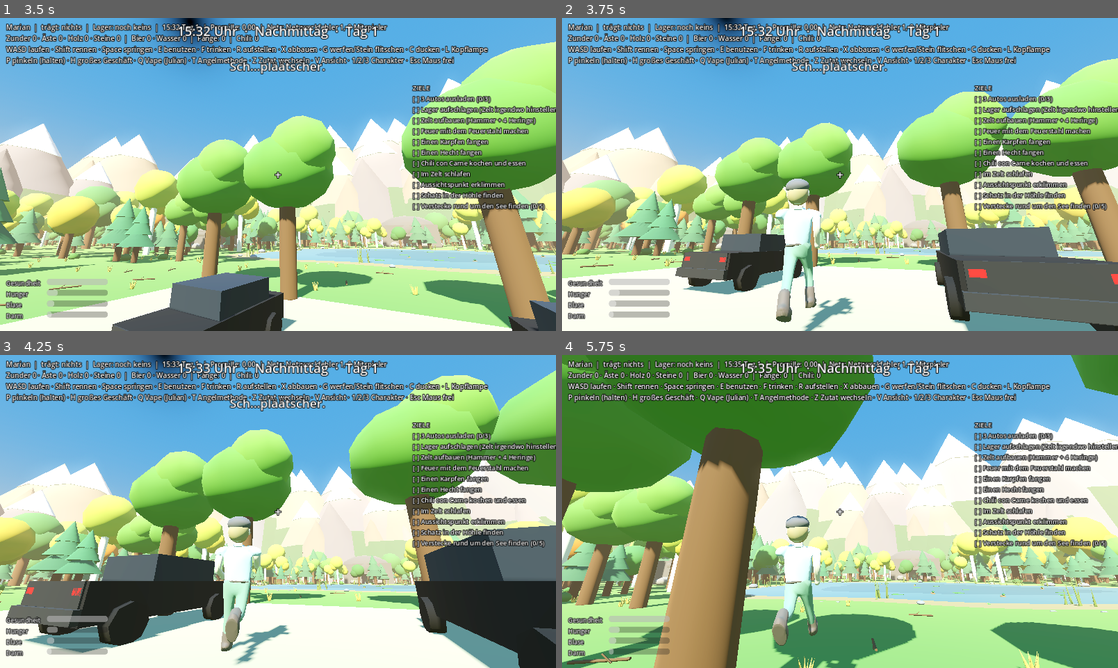
Above: before the commit, frames 1-4 (two rows, left to right).
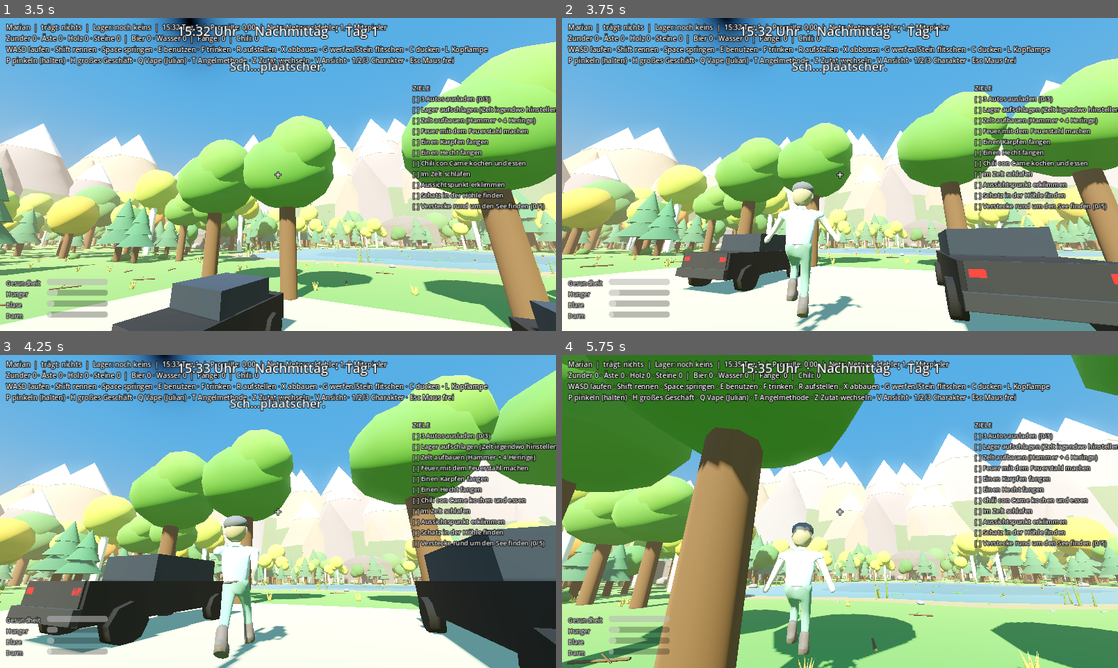
Above: after the commit, the same moments.

Repository: 7ulez/three-in-the-wild
Game: Godot game, scene res://menu.tscn
The game is run twice, just before and just after one commit, with the same random seed, the same clock (stepped at 60 frames per second) and the same inputs.
Inputs (mouse positions are in pixels of both pictures, inside the frame that each line leads up to):
- Up to frame 1 (3.5 s): click (394, 86) at 0.52 s; type "Alex" at 0.6 s; click (372, 233) at 0.75 s; type "12" at 0.83 s; click "SPIEL BETRETEN" at 1.25 s; tap Enter at 2 s; move the mouse to (305, 174) at 2.02 s; hold W from 2.03 s (still down); tap T at 2.1 s; click (305, 174) at 2.17 s; tap Space at 2.27, 3.02 s; move the mouse to (250, 174) at 2.77 s; tap P at 2.85 s
- Up to frame 2 (3.75 s): keep holding W; move the mouse to (851, 168) at 3.52 s; tap V at 3.6 s
- Up to frame 3 (4.25 s): keep holding W
- Up to frame 4 (5.75 s): keep holding W; move the mouse to (834, 517) at 4.27 s; tap E at 4.35 s; click (834, 517) at 4.42 s; tap Space at 4.52, 5.27 s; move the mouse to (878, 514) at 5.02 s; tap G at 5.1 s

Frame 1 is identical in both runs. In frame 2, 2.2% of the frame differs, in the area x 36-54%, y 51-100%; in frame 3, 2.0%; in frame 4, 2.1%.

Commit message:
Sprung-Animation fuer alle Figuren
Co-Authored-By: Claude Sonnet 5.5 <noreply@anthropic.com>
Claude-Session: https://claude.ai/code/session_01FicyMBshYtiCihkErSPQQ5

Diff:
--- a/player.gd
+++ b/player.gd
@@ -72,6 +72,7 @@
 var hammock: Hammock = null
 var stones: int = 0
 var crouching: bool = false
+var _air_t: float = 0.0
 var crouch_f: float = 0.0
 var col_shape: CapsuleShape3D = null
 var col_node: CollisionShape3D = null
@@ -193,7 +194,7 @@
 		var ap := _find_anim(inst)
 		if ap != null:
 			for n in ap.get_animation_list():
-				ap.get_animation(n).loop_mode = Animation.LOOP_LINEAR
+				ap.get_animation(n).loop_mode = Animation.LOOP_NONE if n == "Jump" else Animation.LOOP_LINEAR
 			if ap.has_animation("Idle"):
 				ap.play("Idle")
 			parent.set_meta("ap", ap)
@@ -231,12 +232,19 @@
 
 
 ## Wählt die passende Animation für das Lauftempo (Stehen / Gehen / Rennen).
-static func animate_body(parent: Node3D, speed: float, crouch: bool = false) -> void:
+static func animate_body(parent: Node3D, speed: float, crouch: bool = false, air: bool = false) -> void:
 	var ap: AnimationPlayer = parent.get_meta("ap", null) as AnimationPlayer
 	if ap == null:
 		return
 	var want := "Idle"
 	var sc := 1.0
+	if air and ap.has_animation("Jump"):
+		if not parent.get_meta("jumping", false):
+			parent.set_meta("jumping", true)
+			ap.play("Jump", 0.08)
+		ap.speed_scale = 1.0
+		return
+	parent.set_meta("jumping", false)
 	if crouch:
 		want = "CrouchWalk" if speed > 0.3 else "Crouch"
 		sc = clampf(speed / 0.9, 0.6, 1.6) if speed > 0.3 else 1.0
@@ -574,7 +582,8 @@
 		velocity.x = target.x
 		velocity.z = target.z
 	move_and_slide()
-	Player.animate_body(body_visual, Vector2(velocity.x, velocity.z).length(), crouching)
+	_air_t = 0.0 if is_on_floor() else _air_t + delta
+	Player.animate_body(body_visual, Vector2(velocity.x, velocity.z).length(), crouching, _air_t > 0.18)
 	if is_on_floor():
 		var drop := _peak_y - global_position.y
 		if _airborne and drop > 5.0:
Binary file changed: assets/chars/julian.glb
Binary file changed: assets/chars/marian.glb
Binary file changed: assets/chars/steffen.glb
